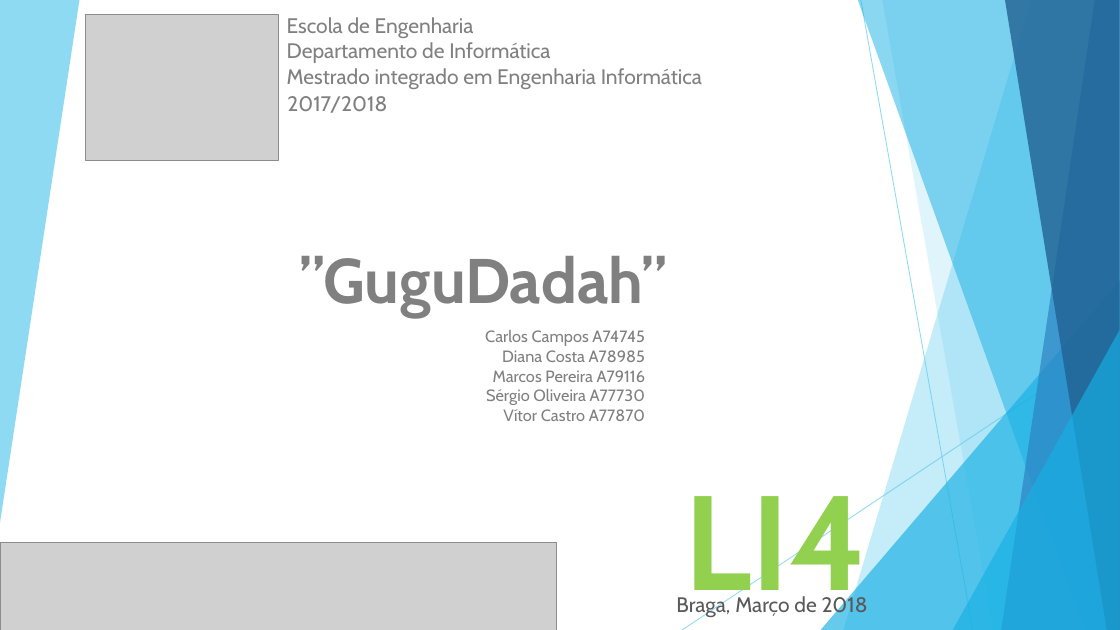
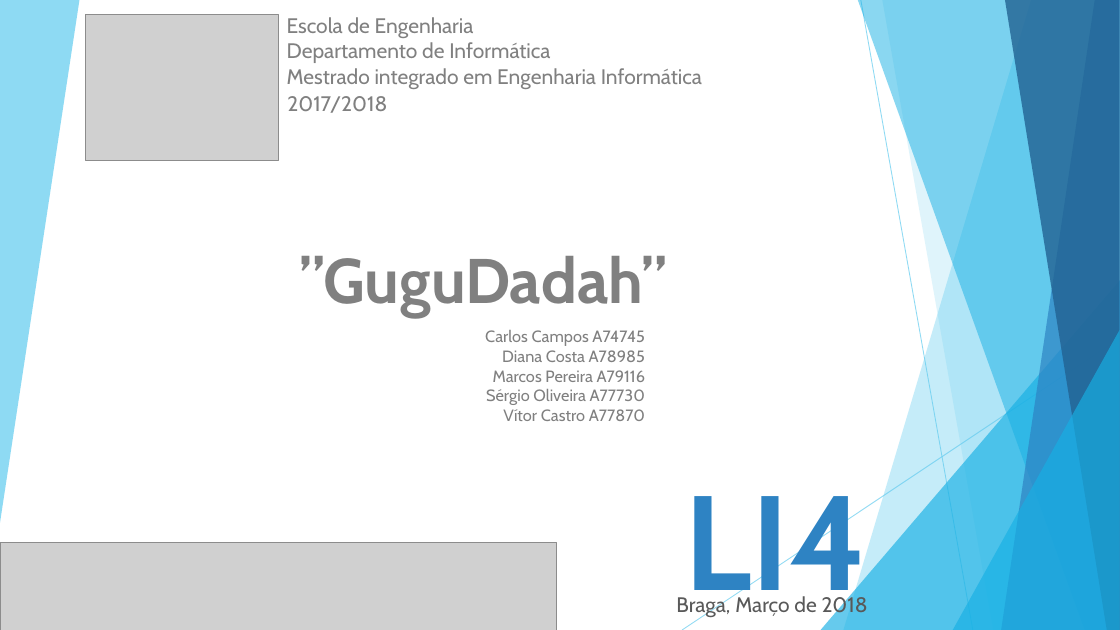
Before and after one commit to vitorjrc/babysitting-system, a slide deck: slide 21 of relatorio/Fase 3/LI4.pptx (slide 25 before the commit). Drawn at 1120x630 pixels with LibreOffice and Linux fonts; fonts in the diff are those of the drawing; grey boxes stand for pictures. Boxes give left, top, right and bottom in pixels: in the first picture for what was removed or moved away, otherwise in the second. Text is boxed around its words. In the diff, an @@ line names an element or a change of style, - is before the commit and + after.

```diff
--- a/relatorio/Fase 3/LI4.pptx
+++ b/relatorio/Fase 3/LI4.pptx
@@ title "LI4" at <box>685,496,868,619</box>: text colour #92D050 to #2E83C3 @@
```
Also in this commit, not shown: 6 other slides changed, 6 slides added, 10 slides removed.
